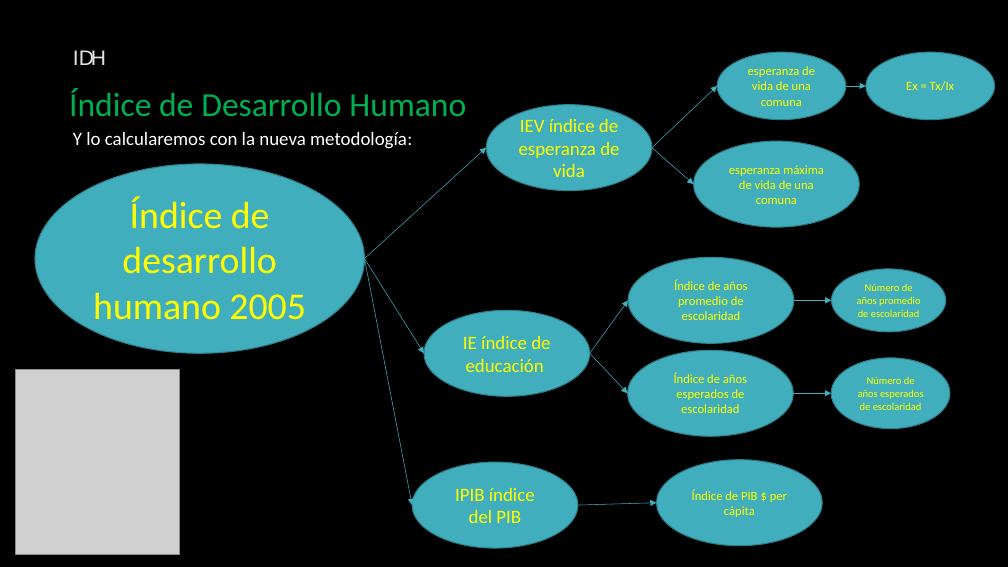
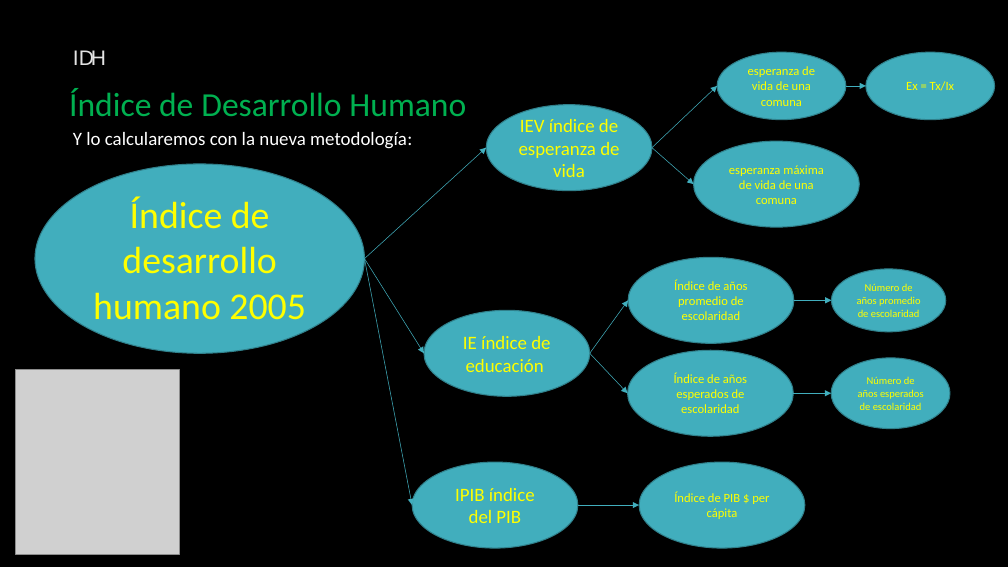
Before and after one commit to Sud-Austral/ds_indices, a slide deck: slide 49 of indices.pptx (slide 20 before the commit). Drawn at 1008x567 pixels with LibreOffice and Linux fonts; fonts in the diff are those of the drawing; grey boxes stand for pictures; background and template pictures are left out. Boxes give left, top, right and bottom in pixels: in the first picture for what was removed or moved away, otherwise in the second. Text is boxed around its words. In the diff, an @@ line names an element or a change of style, - is before the commit and + after.

```diff
--- a/indices.pptx
+++ b/indices.pptx
@@ ellipse "Índice de PIB $ per ...": place and size @@
-ellipse "Índice de PIB $ per ..." at [656, 460, 822, 546]
+ellipse "Índice de PIB $ per ..." at [639, 462, 805, 548]
@@ arrow moved from (578, 505) - (656, 503) to (578, 505) - (639, 505) @@
```
Also in this commit, not shown: 2 other slides changed, 14 slides added, 3 slides removed, 14 other files.
